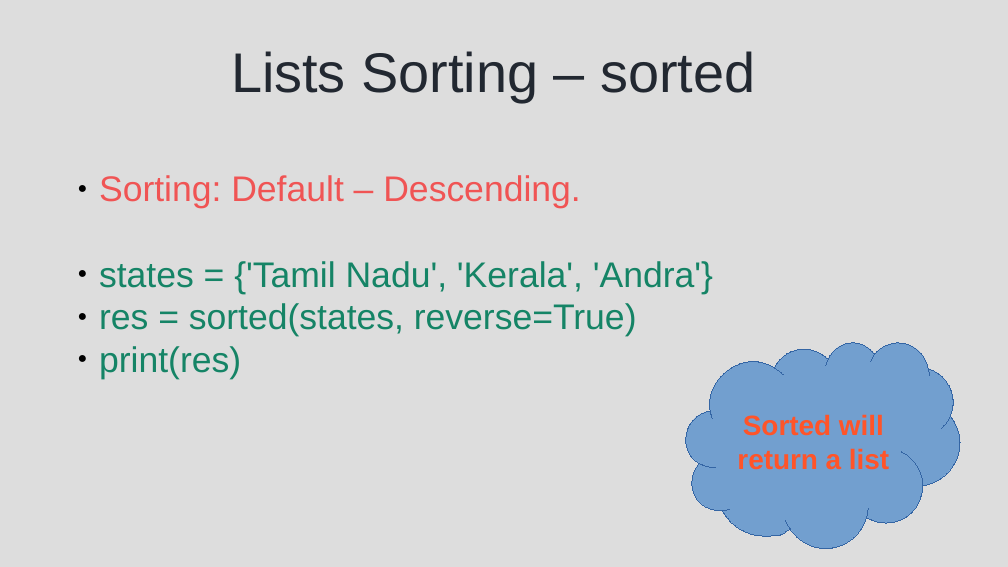
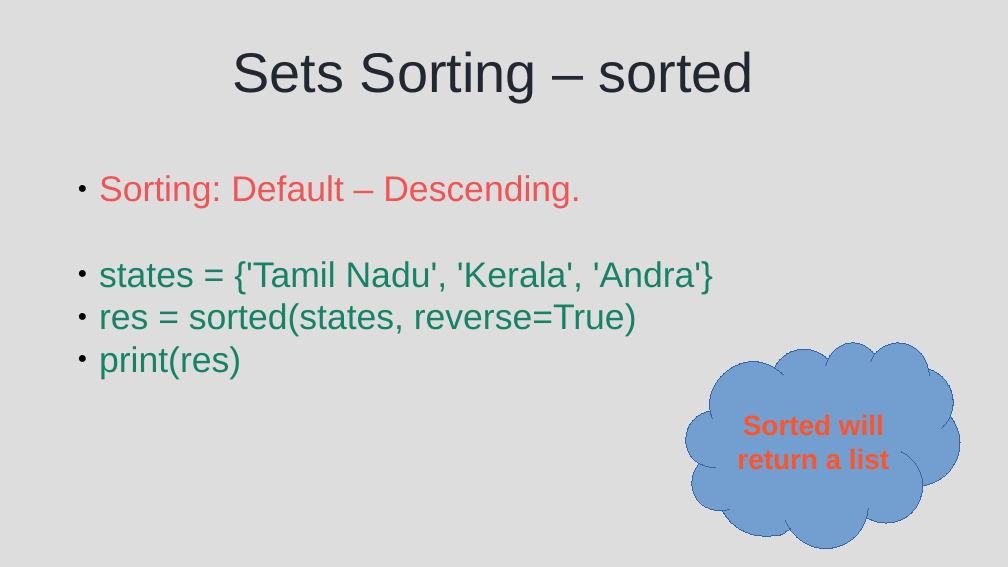
Before and after one commit to syedjafer/learning-notes, a slide deck: slide 23 of learnpythonwithus/session_10_ds_sets.odp. Drawn at 1008x567 pixels with LibreOffice and Linux fonts; fonts in the diff are those of the drawing. Boxes give left, top, right and bottom in pixels: in the first picture for what was removed or moved away, otherwise in the second. Text is boxed around its words. In the diff, an @@ line names an element or a change of style, - is before the commit and + after.

```diff
--- a/learnpythonwithus/session_10_ds_sets.odp
+++ b/learnpythonwithus/session_10_ds_sets.odp
@@ title at (x1=233, y1=51, x2=754, y2=102): text changed @@
-Lists Sorting – sorted
+Sets Sorting – sorted
```
Also in this commit, not shown: 4 other slides changed, 9 other files.
